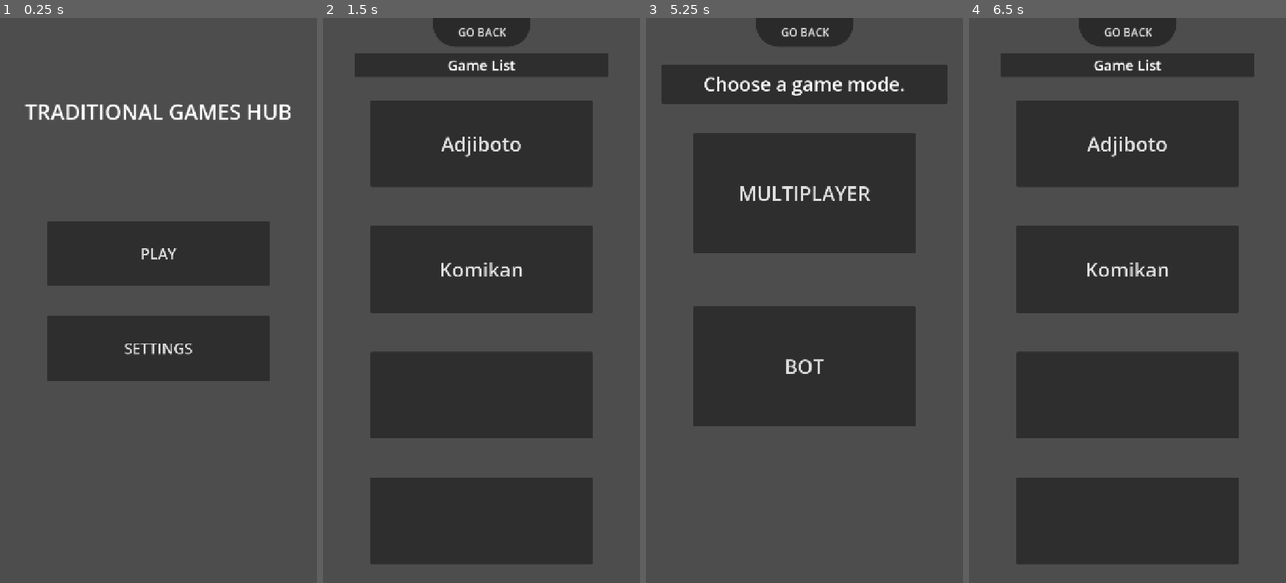
Above: before the commit, frames 1-4 (left to right).
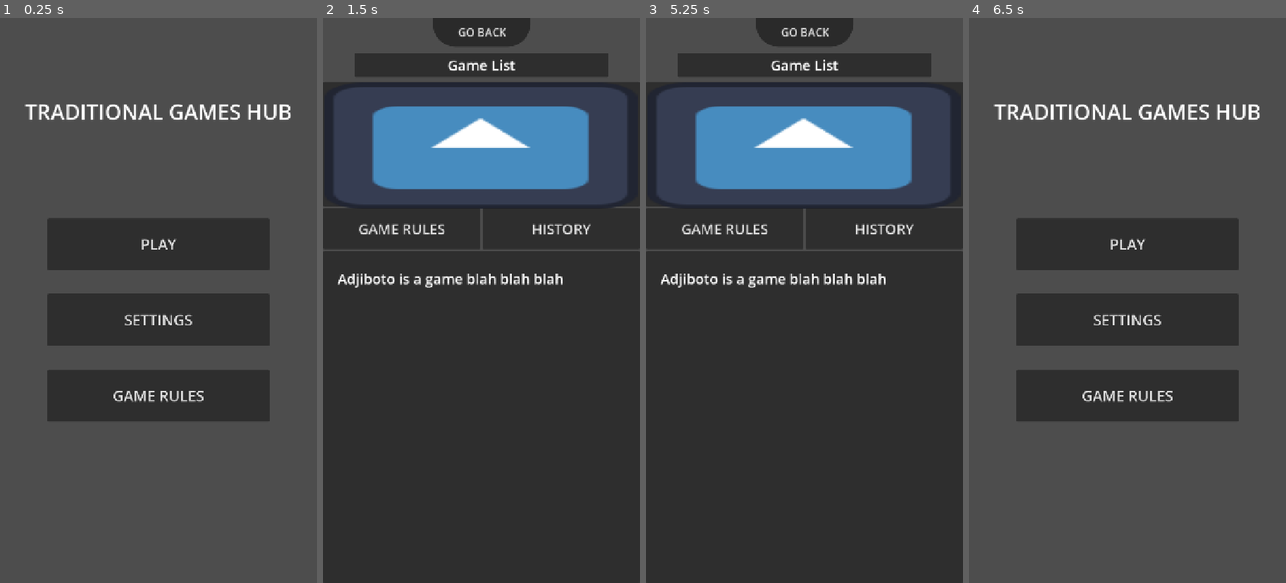
Above: after the commit, the same moments.

Repository: LeYohan-rgb/trad-games-hub
Game: Godot game, scene res://Scenes/starting_screen.tscn
The game is run twice, just before and just after one commit, with the same random seed, the same clock (stepped at 60 frames per second) and the same inputs. The engine's default icon, where the game draws it, is replaced by a stand-in: a white triangle on a blue panel in a dark square.
Inputs (mouse positions are in pixels of both pictures, inside the frame that each line leads up to):
- Up to frame 1 (0.25 s): no input
- Up to frame 2 (1.5 s): click (481, 396) at 0.5 s, where only the run after the commit has a clickable "GAME RULES"; click "PLAY" at 1.25 s
- Up to frame 3 (5.25 s): click "GO BACK" at 2 s; click "PLAY" at 2.75 s; click (804, 63) at 3.52 s; click (725, 227) at 4.25 s, where only the run after the commit has a clickable "GAME RULES"; click (804, 142) at 5 s, where only the run before the commit has a clickable "Adjiboto"
- Up to frame 4 (6.5 s): click "GO BACK" at 5.75 s

The runs differ from the first frame. In frame 1, 13% of the frame differs, in the area x 14-86%, y 35-72%; in frame 2, 49%; in frame 3, 66%, in the area x 0-100%, y 6-100%; in frame 4, 39%.

Commit message:
Adding the game rules layout panel

Diff:
--- a/Scenes/game_selector.tscn
+++ b/Scenes/game_selector.tscn
@@ -1,6 +1,7 @@
 [gd_scene format=3 uid="uid://bs5hj0leh4dfv"]
 
 [ext_resource type="Script" uid="uid://bf2lwawyxmhab" path="res://Scripts/game_selector.gd" id="1_f5fss"]
+[ext_resource type="Texture2D" uid="uid://ddvxn5kn08rrg" path="res://icon.svg" id="2_afr2y"]
 
 [sub_resource type="StyleBoxFlat" id="StyleBoxFlat_f5fss"]
 bg_color = Color(0.16565639, 0.16565642, 0.1656563, 1)
@@ -44,7 +45,7 @@
 layout_mode = 2
 size_flags_vertical = 3
 
-[node name="Button2" type="Button" parent="Control/Control2" unique_id=1155883517]
+[node name="Button2" type="Panel" parent="Control/Control2" unique_id=1629142640]
 layout_mode = 1
 anchors_preset = 15
 anchor_right = 1.0
@@ -69,23 +70,36 @@
 vertical_alignment = 1
 
 [node name="display_list" type="VBoxContainer" parent="." unique_id=839183947]
+visible = false
 layout_mode = 2
 size_flags_vertical = 3
 size_flags_stretch_ratio = 8.0
 
-[node name="Button" type="Button" parent="display_list" unique_id=808887748]
+[node name="adjiboto_container" type="VBoxContainer" parent="display_list" unique_id=1908942210]
 layout_mode = 2
 size_flags_vertical = 3
 offset_transform_enabled = true
-offset_transform_scale = Vector2(0.7, 0.7)
+offset_transform_scale = Vector2(0.75, 0.75)
+
+[node name="Button" type="Button" parent="display_list/adjiboto_container" unique_id=808887748]
+layout_mode = 2
+size_flags_vertical = 3
+offset_transform_enabled = true
 theme_override_font_sizes/font_size = 64
 text = "Adjiboto"
+
+[node name="adjiboto_desc" type="Button" parent="display_list/adjiboto_container" unique_id=812789011]
+layout_mode = 2
+size_flags_vertical = 3
+size_flags_stretch_ratio = 0.25
+theme_override_font_sizes/font_size = 25
+text = "DESCRIPTION"
 
 [node name="Button2" type="Button" parent="display_list" unique_id=630218704]
 layout_mode = 2
 size_flags_vertical = 3
 offset_transform_enabled = true
-offset_transform_scale = Vector2(0.7, 0.7)
+offset_transform_scale = Vector2(0.75, 0.75)
 theme_override_font_sizes/font_size = 64
 text = "Komikan"
 
@@ -93,19 +107,72 @@
 layout_mode = 2
 size_flags_vertical = 3
 offset_transform_enabled = true
-offset_transform_scale = Vector2(0.7, 0.7)
+offset_transform_scale = Vector2(0.75, 0.75)
 
 [node name="Button4" type="Button" parent="display_list" unique_id=2146213621]
 layout_mode = 2
 size_flags_vertical = 3
 offset_transform_enabled = true
-offset_transform_scale = Vector2(0.7, 0.7)
+offset_transform_scale = Vector2(0.75, 0.75)
 
-[node name="VBoxContainer" type="VBoxContainer" parent="." unique_id=1092798658]
-visible = false
+[node name="desc_box" type="VBoxContainer" parent="." unique_id=1092798658]
 layout_mode = 2
 size_flags_vertical = 3
 size_flags_stretch_ratio = 8.0
 
+[node name="image_panel" type="Panel" parent="desc_box" unique_id=606973169]
+layout_mode = 2
+size_flags_vertical = 3
+
+[node name="game_image" type="Sprite2D" parent="desc_box/image_panel" unique_id=853764690]
+position = Vector2(358, 144.5)
+scale = Vector2(5.5625, 2.2265625)
+texture = ExtResource("2_afr2y")
+
+[node name="Panel2" type="VBoxContainer" parent="desc_box" unique_id=1422384701]
+layout_mode = 2
+size_flags_vertical = 3
+size_flags_stretch_ratio = 3.0
+
+[node name="HBoxContainer" type="HBoxContainer" parent="desc_box/Panel2" unique_id=859784704]
+layout_mode = 2
+size_flags_vertical = 3
+
+[node name="game_rules_btn" type="Button" parent="desc_box/Panel2/HBoxContainer" unique_id=50793340]
+layout_mode = 2
+size_flags_horizontal = 3
+theme_override_font_sizes/font_size = 32
+text = "GAME RULES"
+
+[node name="history_btn" type="Button" parent="desc_box/Panel2/HBoxContainer" unique_id=1525190406]
+layout_mode = 2
+size_flags_horizontal = 3
+theme_override_font_sizes/font_size = 32
+text = "HISTORY"
+
+[node name="text_container" type="Panel" parent="desc_box/Panel2" unique_id=160878667]
+layout_mode = 2
+size_flags_vertical = 3
+size_flags_stretch_ratio = 8.0
+
+[node name="text_lbl" type="Label" parent="desc_box/Panel2/text_container" unique_id=1406111964]
+layout_mode = 1
+anchors_preset = 8
+anchor_left = 0.5
+anchor_top = 0.5
+anchor_right = 0.5
+anchor_bottom = 0.5
+offset_left = -327.0
+offset_top = -336.5
+offset_right = 327.0
+offset_bottom = 336.5
+grow_horizontal = 2
+grow_vertical = 2
+theme_override_font_sizes/font_size = 32
+text = "Adjiboto is a game blah blah blah"
+autowrap_mode = 2
+
 [connection signal="pressed" from="Control/Control/go_back_btn" to="." method="_on_go_back_btn_pressed"]
-[connection signal="pressed" from="display_list/Button" to="." method="_on_button_pressed"]
+[connection signal="pressed" from="display_list/adjiboto_container/Button" to="." method="_on_button_pressed"]
+[connection signal="pressed" from="display_list/adjiboto_container/adjiboto_desc" to="." method="_on_adjiboto_desc_pressed"]
+[connection signal="pressed" from="desc_box/Panel2/HBoxContainer/history_btn" to="." method="_on_history_btn_pressed"]
--- a/Scenes/starting_screen.tscn
+++ b/Scenes/starting_screen.tscn
@@ -47,6 +47,14 @@
 theme_override_font_sizes/font_size = 48
 text = "SETTINGS"
 
+[node name="Button" type="Button" parent="buttons" unique_id=1850348299]
+layout_mode = 2
+size_flags_vertical = 3
+offset_transform_enabled = true
+offset_transform_scale = Vector2(0.7, 0.7)
+theme_override_font_sizes/font_size = 48
+text = "GAME RULES"
+
 [node name="Control" type="Control" parent="buttons" unique_id=981609716]
 layout_mode = 2
 size_flags_vertical = 3
--- a/Scripts/Global.gd
+++ b/Scripts/Global.gd
@@ -6,7 +6,16 @@
 var players :Array[String] = []
 var is_debugging : bool = true #ORIGIANL PROPORTION WAS 720 X 1280
 
+var game_names : Dictionary = {
+	1: "Adjiboto",
+}
+var game_rules : Dictionary = {
+	1: "Adjiboto is a charming game.",
+}
 
+var game_history : Dictionary = {
+	1: "",
+}
 #1 - ADJIBOTO
 func after_leaving_a_game():
 	playing_game = 0
--- a/Scripts/game_selector.gd
+++ b/Scripts/game_selector.gd
@@ -1,6 +1,12 @@
 extends VBoxContainer
 
-
+var is_showing_desc : bool = false
+var game_showing : int = 0
+@onready var desc_box = $desc_box
+@onready var display_list = $display_list
+@onready var text_lbl = $desc_box/Panel2/text_container/text_lbl
+@onready var title_lbl = $Control/Control2/Label
+@onready var game_image = $desc_box/image_panel/game_image
 # Called when the node enters the scene tree for the first time.
 func _ready() -> void:
 	pass # Replace with function body.
@@ -17,4 +23,30 @@
 
 
 func _on_go_back_btn_pressed() -> void:
-	get_tree().change_scene_to_file("res://Scenes/starting_screen.tscn")
+	if is_showing_desc:
+		unshow_desc_box()
+	else:
+		get_tree().change_scene_to_file("res://Scenes/starting_screen.tscn")
+
+
+func _on_adjiboto_desc_pressed() -> void:
+	game_showing = 1
+	show_desc_box(1)
+
+func show_desc_box(game_shown : int):
+	title_lbl.text = Global.game_names[game_shown]
+	is_showing_desc = true
+	display_list.hide()
+	desc_box.show()
+
+	text_lbl.text = Global.game_rules[game_shown]
+
+func unshow_desc_box():
+	title_lbl.text = "Game List"
+	is_showing_desc = false
+	display_list.show()
+	desc_box.hide()
+
+
+func _on_history_btn_pressed() -> void:
+	text_lbl.text = Global.game_history[game_showing]
Binary file added: Graphics/general_icons/help_icon.png
Not shown, added: Graphics/general_icons/help_icon.png.import
Binary file added: Graphics/history_images/Adjiboto.png
Not shown, added: Graphics/history_images/Adjiboto.png.import
